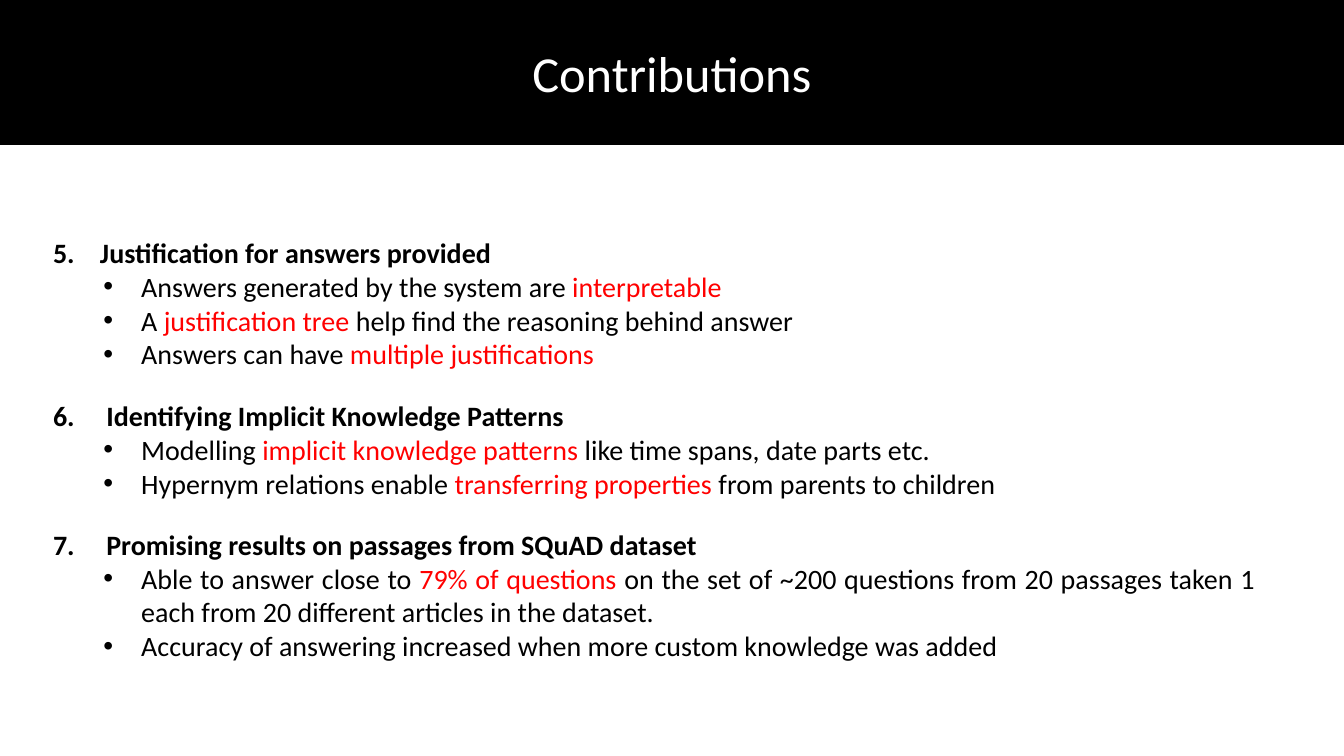
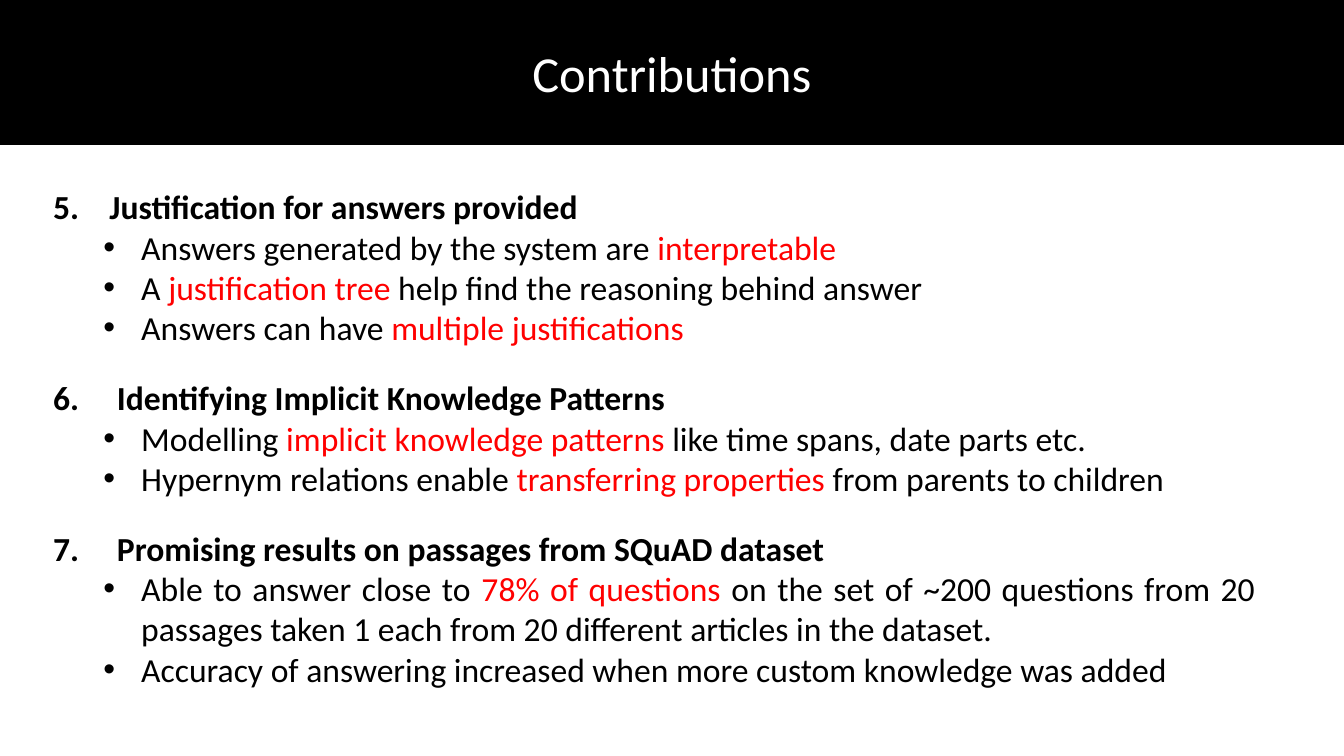
Before and after one commit to DhruvaPendharkar/thesis-project, a slide deck: slide 53 of Notes/ThesisPresentation.pptx (slide 47 before the commit). Drawn at 1344x756 pixels with LibreOffice and Linux fonts; fonts in the diff are those of the drawing. Boxes give left, top, right and bottom in pixels: in the first picture for what was removed or moved away, otherwise in the second. Text is boxed around its words. In the diff, an @@ line names an element or a change of style, - is before the commit and + after.

```diff
--- a/Notes/ThesisPresentation.pptx
+++ b/Notes/ThesisPresentation.pptx
@@ text "5. Justification for answers provided" at (x1=53, y1=195, x2=922, y2=346): size 20 to 24 pt @@
@@ text "5. Justification for answers provided" moved from (x1=53, y1=243, x2=792, y2=369) to (x1=53, y1=195, x2=922, y2=346) @@
@@ text "6. Identifying Implicit Knowledge Patterns" moved from (x1=53, y1=406, x2=995, y2=499) to (x1=53, y1=386, x2=1163, y2=497) @@
@@ text "6. Identifying Implicit Knowledge Patterns" at (x1=53, y1=386, x2=1163, y2=497): size 20 to 24 pt @@
@@ text at (x1=53, y1=537, x2=1167, y2=688): size 20 to 24 pt in "7. Promising results on passages from SQuAD ...", "Accuracy of answering increased when more custom ..." @@
@@ text at (x1=141, y1=577, x2=1255, y2=647): text changed; size 20 to 24 pt @@
-  • Able to answer close to 79% of questions on the set of ~200 questions from 20 passages taken 1 each from 20 different articles in the dataset.
+  • Able to answer close to 78% of questions on the set of ~200 questions from 20 passages taken 1 each from 20 different articles in the dataset.
```
Also in this commit, not shown: 14 other slides changed, 8 slides added, 1 slide removed.
